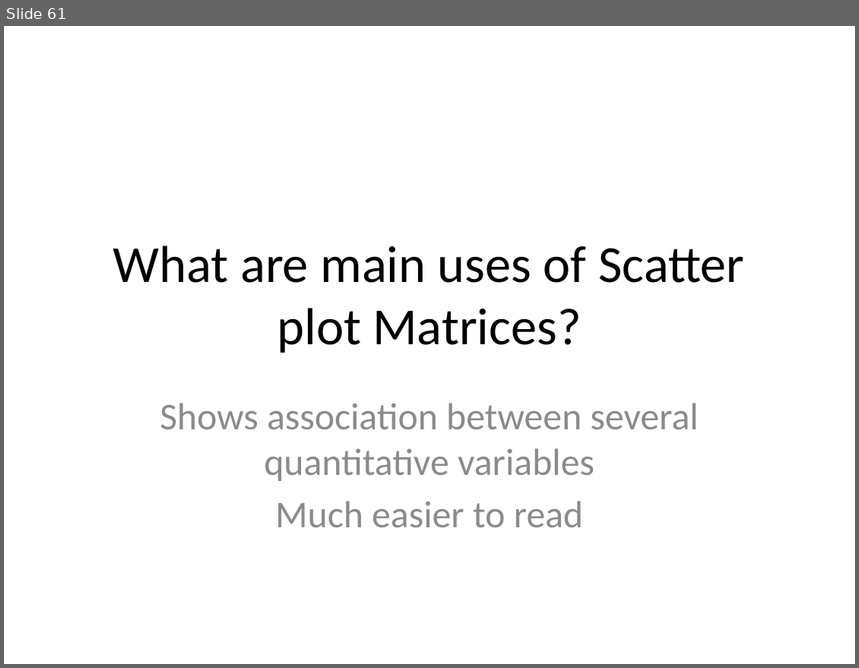
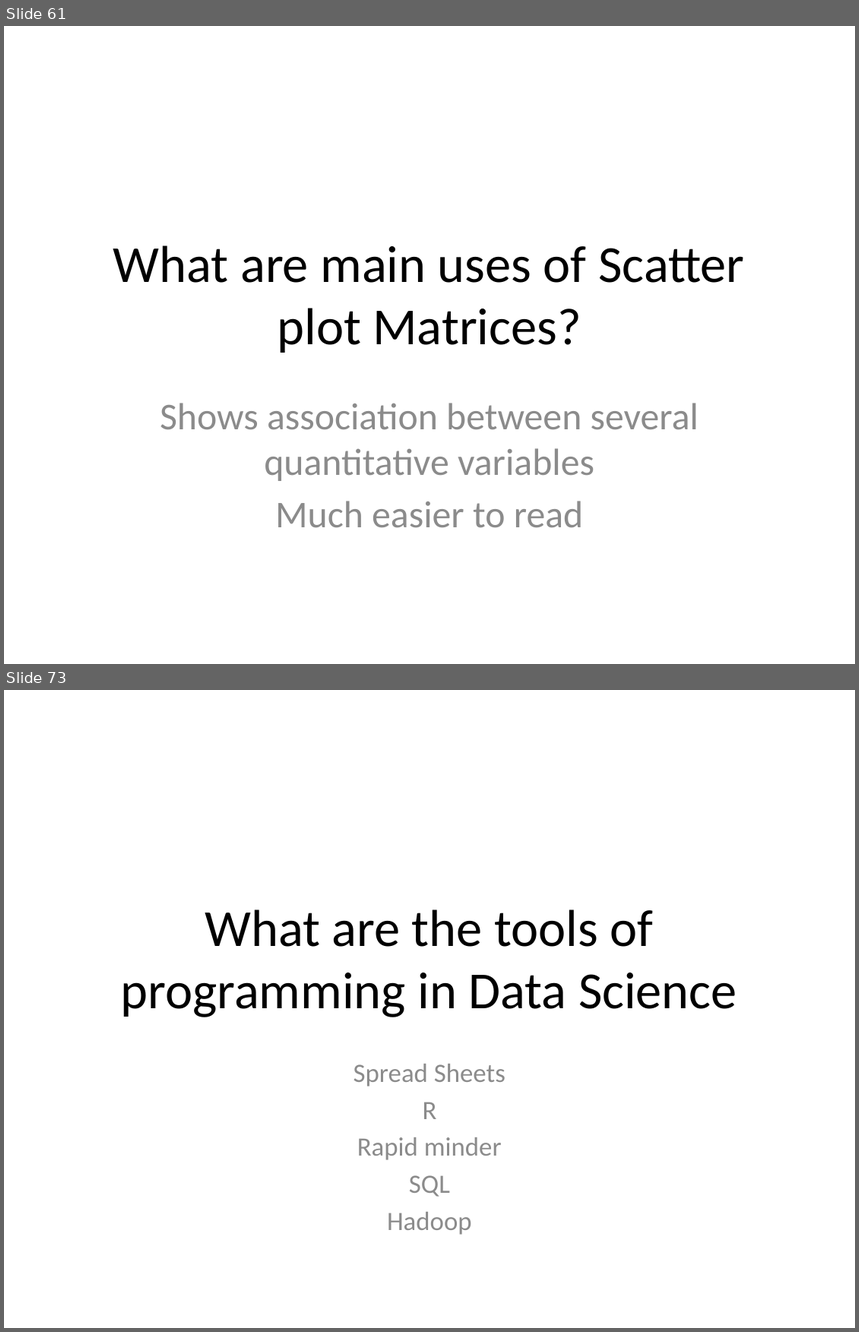
Before and after one commit to githubsebkun/Software-Interview-Questions, a slide deck: Data science.pptx. Shown one above the other, each under a label of ours: slide 61 before the commit, slides 61 and 73 after it; the slides between them are not shown. The pictures are 859x668 and 859x1332 pixels, drawn with LibreOffice and Linux fonts; fonts in the diff are those of the drawing. Boxes give left, top, right and bottom in pixels: in the first picture for what was removed or moved away, otherwise in the second. Text is boxed around its words. In the diff, an @@ line names an element or a change of style, - is before the commit and + after.

```diff
--- a/Data science.pptx
+++ b/Data science.pptx
@@ slide 73 added at <box>4,690,855,1328</box>, background #FFFFFF @@
@@ title added at <box>121,910,737,1018</box>, 44 pt, text #000000 @@
+What are the tools of programming in Data Science
@@ subtitle added at <box>354,1064,506,1235</box>, 22.4 pt, text #8C8C8C @@
+Spread Sheets
+R
+Rapid minder
+SQL
+Hadoop
```
Also in this commit, not shown: 1 slide changed, 16 other slides added, 8 other files.
